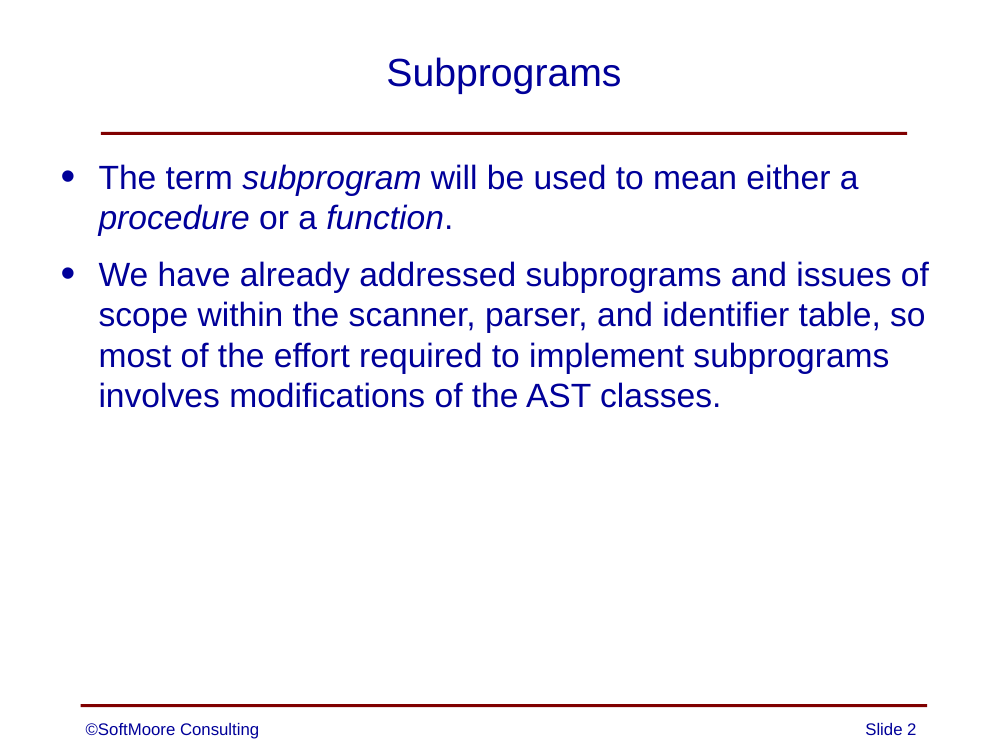
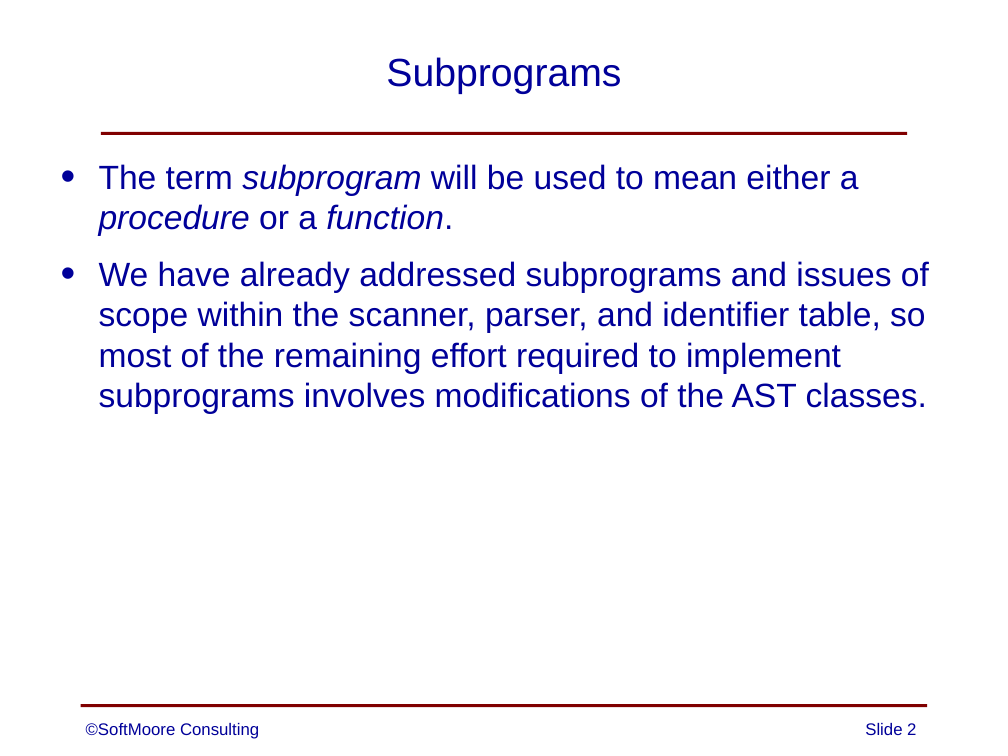
Before and after one commit to SoftMoore/CPRL-Kt-2nd, a slide deck: slide 2 of PowerPoints/13 - Subprograms.pptx. Drawn at 1008x756 pixels with LibreOffice and Linux fonts; fonts in the diff are those of the drawing. Boxes give left, top, right and bottom in pixels: in the first picture for what was removed or moved away, otherwise in the second. Text is boxed around its words. In the diff, an @@ line names an element or a change of style, - is before the commit and + after.

Commit message:
added new slide on the relative address of a function

```diff
--- a/PowerPoints/13 - Subprograms.pptx
+++ b/PowerPoints/13 - Subprograms.pptx
@@ text at box(99, 261, 929, 414): text changed @@
-• We have already addressed subprograms and issues of scope within the scanner, parser, and identifier table, so most of the effort required to implement subprograms involves modifications of the AST classes.
+• We have already addressed subprograms and issues of scope within the scanner, parser, and identifier table, so most of the remaining effort required to implement subprograms involves modifications of the AST classes.
```
Also in this commit, not shown: 8 other slides changed, 1 slide added.
